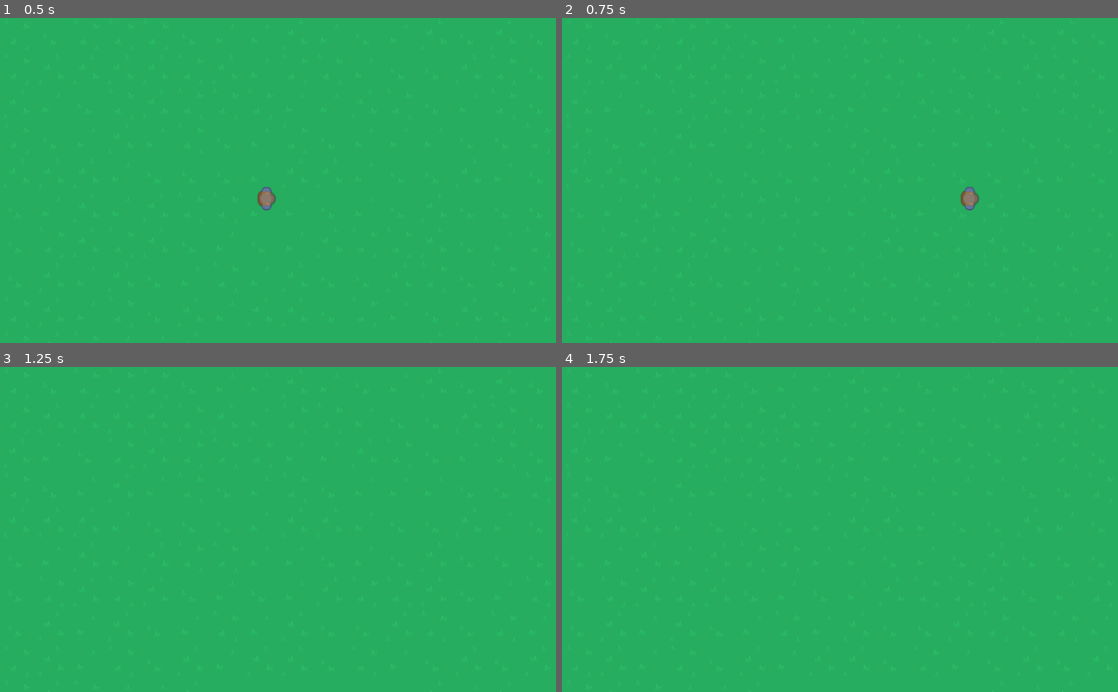
Above: before the commit, frames 1-4 (two rows, left to right).
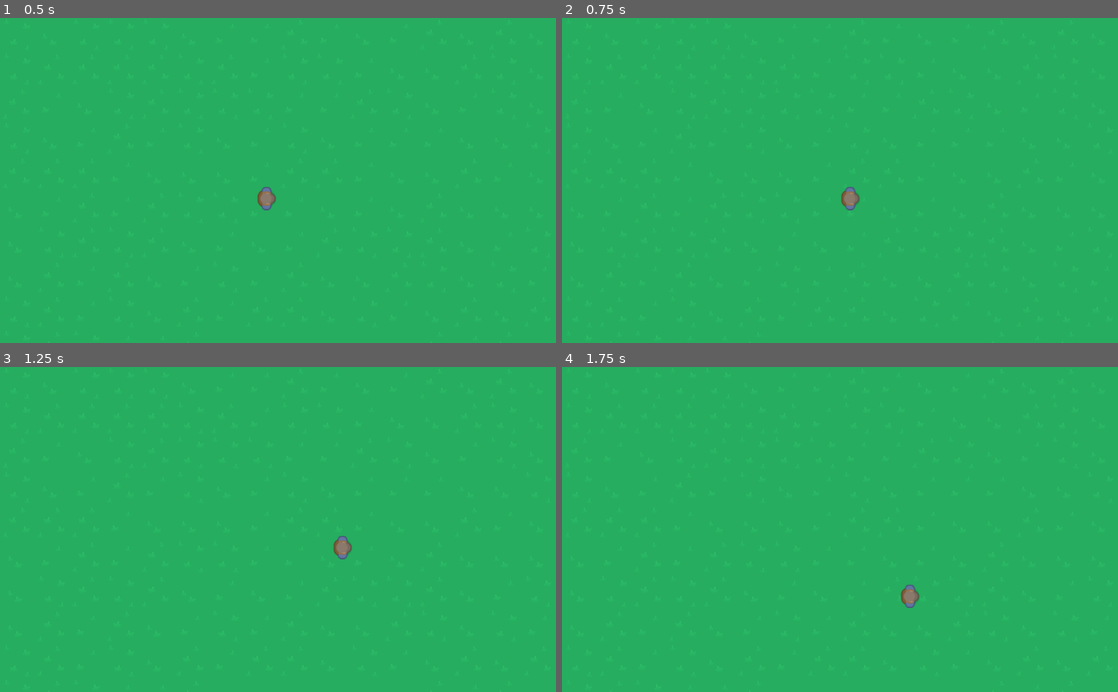
Above: after the commit, the same moments.

Repository: BrunoM24/Top-Down-Simple-Game
Game: Godot game, scene res://src/World.tscn
Two runs of this game, one before a commit and one after it. Both use one fixed random seed, a clock stepped at 60 frames per second and the inputs below. The project has no main scene, so this scene is started directly.
Inputs:
- Up to frame 1 (0.5 s): no input
- Up to frame 2 (0.75 s): tap Enter at 0.5 s; hold D (move_right) from 0.53 s (still down)
- Up to frame 3 (1.25 s): keep holding D (move_right)
- Up to frame 4 (1.75 s): release D (move_right) at 1.28 s; hold S (move_down) from 1.28 s (still down)

Frame 1 is identical in both runs. In frame 2, 0.4% of the frame differs, in the area x 50-75%, y 51-60%; in frame 3, 0.2%; in frame 4, 0.2%.

Commit message:
Player - Fixed the Player's Movement

Diff:
--- a/src/player/Player.gd
+++ b/src/player/Player.gd
@@ -14,6 +14,6 @@
 		Input.get_action_strength("move_down") - Input.get_action_strength("move_up")
 	)
 
-	_velocity += move.normalized() * max_speed
+	_velocity = move.normalized() * max_speed
 
 	_velocity = move_and_slide(_velocity)
